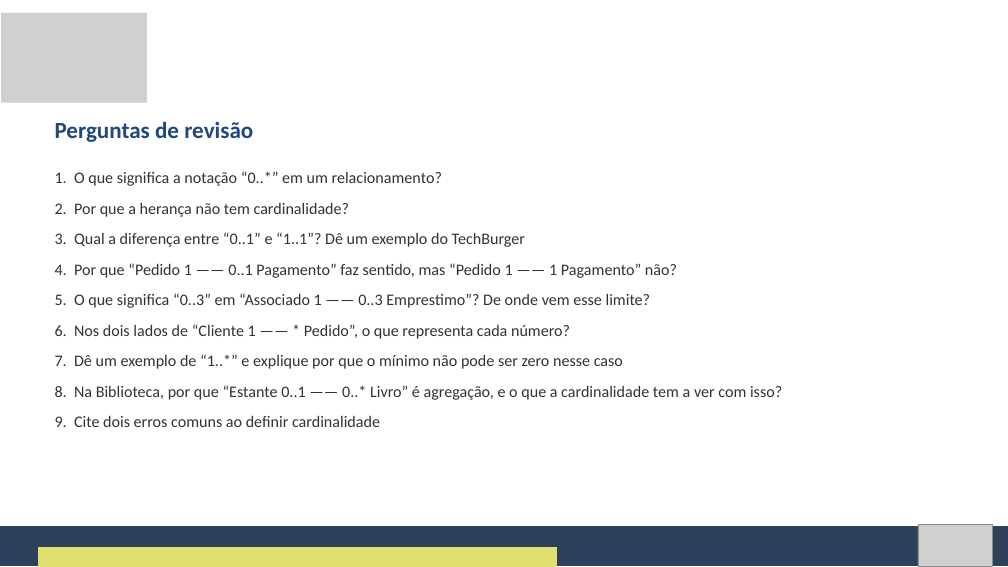
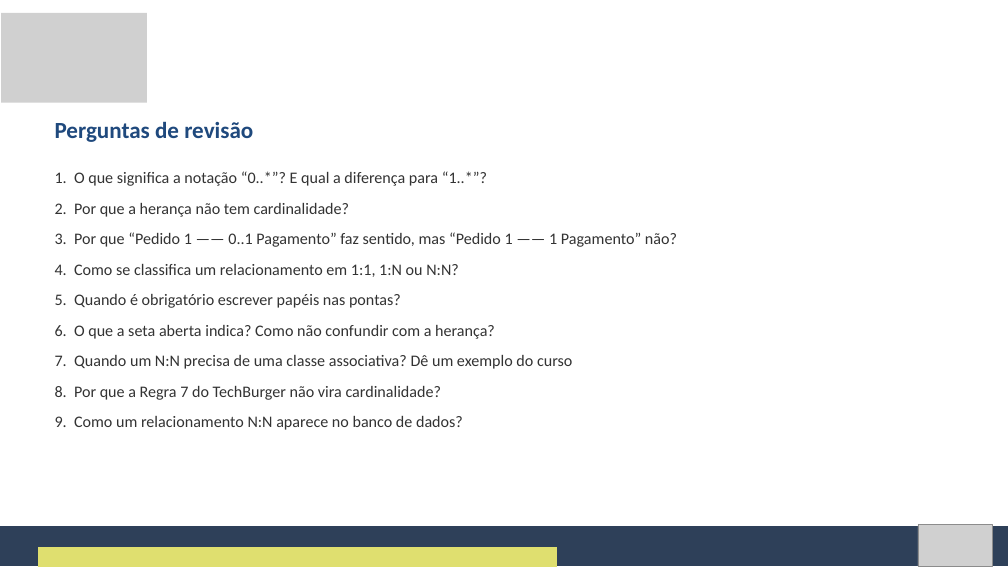
Before and after one commit to Natan20/Curso-Modelagem-De-Sistemas-Material, a slide deck: slide 114 of Aula 06 - 25-09-2026/Aula 6 - Slides.pptx (slide 103 before the commit). Drawn at 1008x567 pixels with LibreOffice and Linux fonts; fonts in the diff are those of the drawing; grey boxes stand for pictures. Boxes give left, top, right and bottom in pixels: in the first picture for what was removed or moved away, otherwise in the second. Text is boxed around its words. In the diff, an @@ line names an element or a change of style, - is before the commit and + after.

Commit message:
Amplia a Aula 6: cardinalidade e além, atividades com ponto de partida
- Slides (117) e Apostila reestruturados: 1:1/1:N/N:N, papéis, navegabilidade,
  associação reflexiva, classe associativa, restrições e ponte com o banco
- Atividade 1 alinhada ao diagrama da Aula 5 (verbos originais e as
  associações Atendente registra / Gerente autoriza Pedido)
- Atividade 3 (revisão geral AutoCerto) dividida em 3 etapas, com exemplo
  de formato para cada parte
- Exemplo guiado com passos de posicionamento e slide de resultado esperado
- Arquivos .drawio de ponto de partida para o exemplo guiado e as
  Atividades 1 e 2
- Novos diagramas da aula

```diff
--- a/Aula 06 - 25-09-2026/Aula 6 - Slides.pptx
+++ b/Aula 06 - 25-09-2026/Aula 6 - Slides.pptx
@@ text at [55, 171, 487, 186]: text changed @@
-1. O que significa a notação “0..*” em um relacionamento?
+1. O que significa a notação “0..*”? E qual a diferença para “1..*”?
@@ text at [55, 232, 677, 430]: text changed @@
-3. Qual a diferença entre “0..1” e “1..1”? Dê um exemplo do TechBurger
-4. Por que “Pedido 1 —— 0..1 Pagamento” faz sentido, mas “Pedido 1 —— 1 Pagamento” não?
-5. O que significa “0..3” em “Associado 1 —— 0..3 Emprestimo”? De onde vem esse limite?
-6. Nos dois lados de “Cliente 1 —— * Pedido”, o que representa cada número?
-7. Dê um exemplo de “1..*” e explique por que o mínimo não pode ser zero nesse caso
-8. Na Biblioteca, por que “Estante 0..1 —— 0..* Livro” é agregação, e o que a cardinalidade tem a ver com isso?
-9. Cite dois erros comuns ao definir cardinalidade
+3. Por que “Pedido 1 —— 0..1 Pagamento” faz sentido, mas “Pedido 1 —— 1 Pagamento” não?
+4. Como se classifica um relacionamento em 1:1, 1:N ou N:N?
+5. Quando é obrigatório escrever papéis nas pontas?
+6. O que a seta aberta indica? Como não confundir com a herança?
+7. Quando um N:N precisa de uma classe associativa? Dê um exemplo do curso
+8. Por que a Regra 7 do TechBurger não vira cardinalidade?
+9. Como um relacionamento N:N aparece no banco de dados?
```
Also in this commit, not shown: 64 other slides changed, 41 slides added, 30 slides removed, 20 other files.
